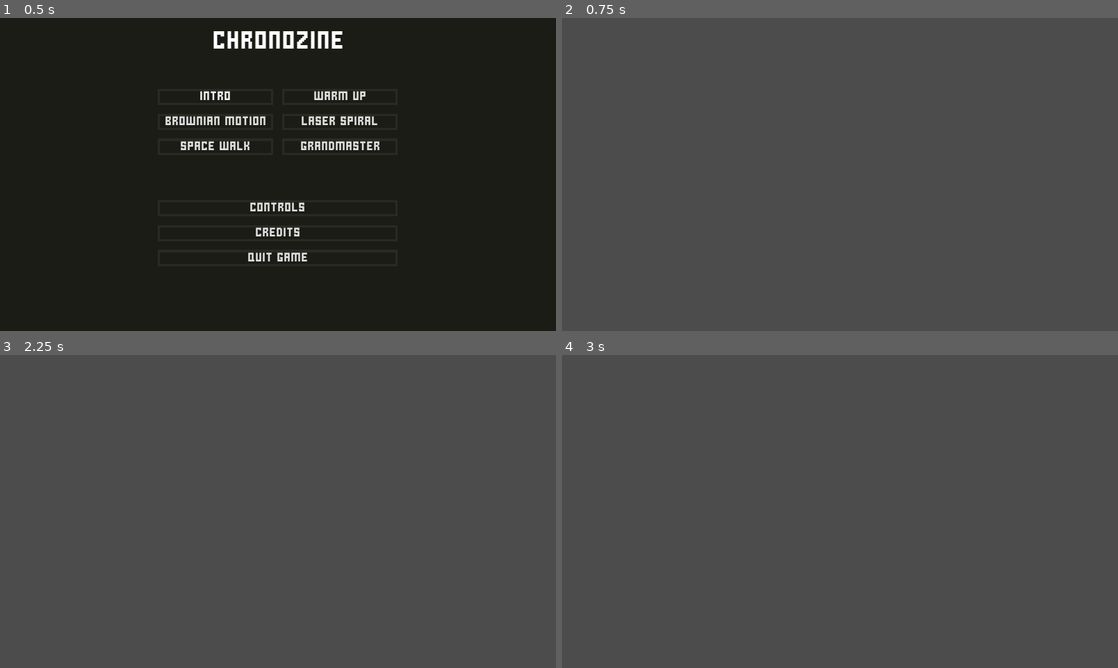
Above: before the commit, frames 1-4 (two rows, left to right).
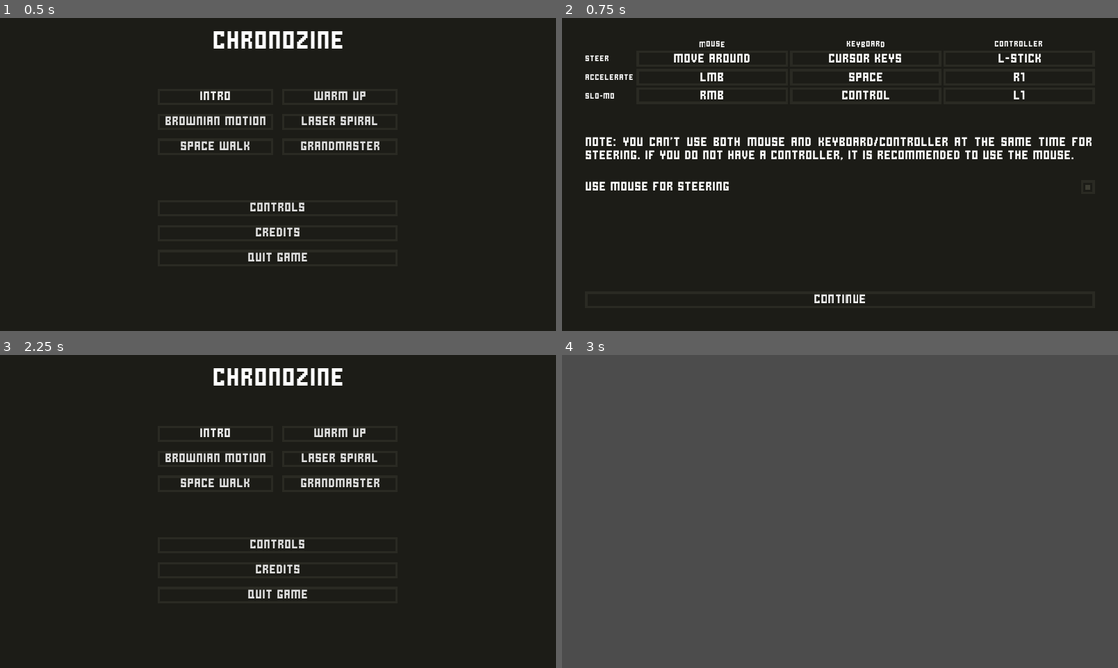
Above: after the commit, the same moments.

Repository: AnEnigmaticBug/chronozine
Game: Godot game, scene res://src/gui/screens/home/Home.tscn
The game is run twice, just before and just after one commit, with the same random seed, the same clock (stepped at 60 frames per second) and the same inputs.
Inputs (mouse positions are in pixels of both pictures, inside the frame that each line leads up to):
- Up to frame 1 (0.5 s): no input
- Up to frame 2 (0.75 s): click "Controls" at 0.5 s
- Up to frame 3 (2.25 s): click (278, 524) at 1.25 s, where only the run after the commit has a clickable "Use Mouse for steering"; click (278, 636) at 2 s, where only the run after the commit has a clickable "Continue"
- Up to frame 4 (3 s): click (778, 433) at 2.75 s, where only the run after the commit has a clickable "Intro"

Frame 1 is identical in both runs. In frame 2, 100% of the frame differs, in the area x 0-100%, y 0-100%; in frame 3, 100%; in frame 4, nothing differs.

Commit message:
Add a screen for viewing/changing controls

Diff:
--- /dev/null
+++ b/chronozine/src/gui/screens/controls/Controls.gd
@@ -0,0 +1,14 @@
+extends Control
+
+
+func _ready() -> void:
+	$MarginContainer/VBoxContainer/UseMouse.pressed = Globals.is_using_mouse
+	$MarginContainer/VBoxContainer/Continue.grab_focus()
+
+
+func _on_UseMouse_toggled(checked: bool) -> void:
+	Globals.is_using_mouse = checked
+
+
+func _on_Continue_pressed() -> void:
+	get_tree().change_scene_to(Globals.HOME_SCN)
--- /dev/null
+++ b/chronozine/src/gui/screens/controls/Controls.tscn
@@ -0,0 +1,224 @@
+[gd_scene load_steps=6 format=2]
+
+[ext_resource path="res://src/gui/themes/MainTheme.tres" type="Theme" id=1]
+[ext_resource path="res://assets/fonts/stacked_pixel.ttf" type="DynamicFontData" id=2]
+[ext_resource path="res://src/gui/themes/TableCell.tres" type="Theme" id=3]
+[ext_resource path="res://src/gui/screens/controls/Controls.gd" type="Script" id=4]
+
+[sub_resource type="DynamicFont" id=1]
+font_data = ExtResource( 2 )
+
+[node name="Controls" type="Control"]
+anchor_right = 1.0
+anchor_bottom = 1.0
+theme = ExtResource( 1 )
+script = ExtResource( 4 )
+__meta__ = {
+"_edit_use_anchors_": false
+}
+
+[node name="ColorRect" type="ColorRect" parent="."]
+anchor_right = 1.0
+anchor_bottom = 1.0
+color = Color( 0.113725, 0.113725, 0.0941176, 1 )
+__meta__ = {
+"_edit_use_anchors_": false
+}
+
+[node name="MarginContainer" type="MarginContainer" parent="."]
+anchor_right = 1.0
+anchor_bottom = 1.0
+custom_constants/margin_right = 40
+custom_constants/margin_top = 40
+custom_constants/margin_left = 40
+custom_constants/margin_bottom = 40
+__meta__ = {
+"_edit_use_anchors_": false
+}
+
+[node name="VBoxContainer" type="VBoxContainer" parent="MarginContainer"]
+margin_left = 40.0
+margin_top = 40.0
+margin_right = 920.0
+margin_bottom = 500.0
+custom_constants/separation = 32
+__meta__ = {
+"_edit_use_anchors_": false
+}
+
+[node name="Table" type="GridContainer" parent="MarginContainer/VBoxContainer"]
+margin_right = 880.0
+margin_bottom = 109.0
+columns = 4
+
+[node name="Blank" type="Control" parent="MarginContainer/VBoxContainer/Table"]
+margin_right = 80.0
+margin_bottom = 13.0
+
+[node name="MouseHeader" type="Label" parent="MarginContainer/VBoxContainer/Table"]
+margin_left = 84.0
+margin_right = 346.0
+margin_bottom = 13.0
+size_flags_horizontal = 3
+custom_fonts/font = SubResource( 1 )
+text = "Mouse"
+align = 1
+
+[node name="KeyboardHeader" type="Label" parent="MarginContainer/VBoxContainer/Table"]
+margin_left = 350.0
+margin_right = 612.0
+margin_bottom = 13.0
+size_flags_horizontal = 3
+custom_fonts/font = SubResource( 1 )
+text = "Keyboard"
+align = 1
+
+[node name="ControllerHeader" type="Label" parent="MarginContainer/VBoxContainer/Table"]
+margin_left = 616.0
+margin_right = 878.0
+margin_bottom = 13.0
+size_flags_horizontal = 3
+custom_fonts/font = SubResource( 1 )
+text = "Controller"
+align = 1
+
+[node name="Turn" type="Label" parent="MarginContainer/VBoxContainer/Table"]
+margin_top = 24.0
+margin_right = 80.0
+margin_bottom = 37.0
+custom_fonts/font = SubResource( 1 )
+text = "Steer"
+valign = 1
+
+[node name="TurnMouse" type="Label" parent="MarginContainer/VBoxContainer/Table"]
+margin_left = 84.0
+margin_top = 17.0
+margin_right = 346.0
+margin_bottom = 45.0
+theme = ExtResource( 3 )
+text = "Move around"
+align = 1
+
+[node name="TurnKeyboard" type="Label" parent="MarginContainer/VBoxContainer/Table"]
+margin_left = 350.0
+margin_top = 17.0
+margin_right = 612.0
+margin_bottom = 45.0
+theme = ExtResource( 3 )
+text = "Cursor keys"
+align = 1
+
+[node name="TurnController" type="Label" parent="MarginContainer/VBoxContainer/Table"]
+margin_left = 616.0
+margin_top = 17.0
+margin_right = 878.0
+margin_bottom = 45.0
+theme = ExtResource( 3 )
+text = "L-stick"
+align = 1
+
+[node name="Accelerate" type="Label" parent="MarginContainer/VBoxContainer/Table"]
+margin_top = 56.0
+margin_right = 80.0
+margin_bottom = 69.0
+custom_fonts/font = SubResource( 1 )
+text = "Accelerate"
+valign = 1
+
+[node name="AccelerateMouse" type="Label" parent="MarginContainer/VBoxContainer/Table"]
+margin_left = 84.0
+margin_top = 49.0
+margin_right = 346.0
+margin_bottom = 77.0
+theme = ExtResource( 3 )
+text = "LMB"
+align = 1
+
+[node name="AccelerateKeyboard" type="Label" parent="MarginContainer/VBoxContainer/Table"]
+margin_left = 350.0
+margin_top = 49.0
+margin_right = 612.0
+margin_bottom = 77.0
+theme = ExtResource( 3 )
+text = "Space"
+align = 1
+
+[node name="AccelerateController" type="Label" parent="MarginContainer/VBoxContainer/Table"]
+margin_left = 616.0
+margin_top = 49.0
+margin_right = 878.0
+margin_bottom = 77.0
+theme = ExtResource( 3 )
+text = "R1"
+align = 1
+
+[node name="SloMo" type="Label" parent="MarginContainer/VBoxContainer/Table"]
+margin_top = 88.0
+margin_right = 80.0
+margin_bottom = 101.0
+custom_fonts/font = SubResource( 1 )
+text = "Slo-mo"
+valign = 1
+
+[node name="SloMoMouse" type="Label" parent="MarginContainer/VBoxContainer/Table"]
+margin_left = 84.0
+margin_top = 81.0
+margin_right = 346.0
+margin_bottom = 109.0
+theme = ExtResource( 3 )
+text = "RMB"
+align = 1
+
+[node name="SloMoKeyboard" type="Label" parent="MarginContainer/VBoxContainer/Table"]
+margin_left = 350.0
+margin_top = 81.0
+margin_right = 612.0
+margin_bottom = 109.0
+theme = ExtResource( 3 )
+text = "Control"
+align = 1
+
+[node name="SloMoController" type="Label" parent="MarginContainer/VBoxContainer/Table"]
+margin_left = 616.0
+margin_top = 81.0
+margin_right = 878.0
+margin_bottom = 109.0
+theme = ExtResource( 3 )
+text = "L1"
+align = 1
+
+[node name="MarginContainer" type="MarginContainer" parent="MarginContainer/VBoxContainer"]
+margin_top = 141.0
+margin_right = 880.0
+margin_bottom = 208.0
+custom_constants/margin_top = 24
+
+[node name="Note" type="Label" parent="MarginContainer/VBoxContainer/MarginContainer"]
+margin_top = 24.0
+margin_right = 880.0
+margin_bottom = 67.0
+text = "Note: You can't use both mouse and keyboard/controller at the same time for steering. If you do not have a controller, it is recommended to use the mouse."
+align = 3
+autowrap = true
+
+[node name="UseMouse" type="CheckButton" parent="MarginContainer/VBoxContainer"]
+margin_top = 240.0
+margin_right = 880.0
+margin_bottom = 264.0
+text = "Use Mouse for steering"
+
+[node name="Spacer" type="Control" parent="MarginContainer/VBoxContainer"]
+margin_top = 296.0
+margin_right = 880.0
+margin_bottom = 400.0
+mouse_filter = 2
+size_flags_vertical = 3
+
+[node name="Continue" type="Button" parent="MarginContainer/VBoxContainer"]
+margin_top = 432.0
+margin_right = 880.0
+margin_bottom = 460.0
+text = "Continue"
+
+[connection signal="toggled" from="MarginContainer/VBoxContainer/UseMouse" to="." method="_on_UseMouse_toggled"]
+[connection signal="pressed" from="MarginContainer/VBoxContainer/Continue" to="." method="_on_Continue_pressed"]
--- a/chronozine/src/gui/screens/home/Home.tscn
+++ b/chronozine/src/gui/screens/home/Home.tscn
@@ -10,6 +10,7 @@
 [ext_resource path="res://src/levels/SpaceWalk.tscn" type="PackedScene" id=8]
 [ext_resource path="res://src/levels/Grandmaster.tscn" type="PackedScene" id=9]
 [ext_resource path="res://src/gui/screens/credits/Credits.tscn" type="PackedScene" id=10]
+[ext_resource path="res://src/gui/screens/controls/Controls.tscn" type="PackedScene" id=11]
 
 [sub_resource type="DynamicFont" id=1]
 size = 48
@@ -133,6 +134,7 @@
 rect_min_size = Vector2( 415, 0 )
 size_flags_horizontal = 4
 text = "Controls"
+destination = ExtResource( 11 )
 
 [node name="ViewCredits" parent="VBoxContainer" instance=ExtResource( 6 )]
 margin_left = 272.0
--- a/chronozine/src/gui/themes/MainTheme.tres
+++ b/chronozine/src/gui/themes/MainTheme.tres
@@ -1,6 +1,7 @@
-[gd_resource type="Theme" load_steps=9 format=2]
+[gd_resource type="Theme" load_steps=17 format=2]
 
 [ext_resource path="res://assets/fonts/stacked_pixel.ttf" type="DynamicFontData" id=1]
+[ext_resource path="res://assets/images/checkbox.png" type="Texture" id=2]
 
 [sub_resource type="StyleBoxEmpty" id=1]
 
@@ -26,6 +27,24 @@
 bg_color = Color( 0.168627, 0.168627, 0.141176, 1 )
 corner_detail = 1
 
+[sub_resource type="AtlasTexture" id=8]
+atlas = ExtResource( 2 )
+region = Rect2( 0, 0, 24, 24 )
+
+[sub_resource type="AtlasTexture" id=9]
+atlas = ExtResource( 2 )
+region = Rect2( 24, 0, 24, 24 )
+
+[sub_resource type="StyleBoxEmpty" id=10]
+
+[sub_resource type="StyleBoxEmpty" id=11]
+
+[sub_resource type="StyleBoxEmpty" id=12]
+
+[sub_resource type="StyleBoxEmpty" id=13]
+
+[sub_resource type="StyleBoxEmpty" id=14]
+
 [sub_resource type="StyleBoxFlat" id=5]
 bg_color = Color( 0.113725, 0.113725, 0.0941176, 1 )
 corner_detail = 1
@@ -44,5 +63,12 @@
 Button/styles/hover = SubResource( 2 )
 Button/styles/normal = SubResource( 3 )
 Button/styles/pressed = SubResource( 4 )
+CheckButton/icons/off = SubResource( 8 )
+CheckButton/icons/on = SubResource( 9 )
+CheckButton/styles/focus = SubResource( 10 )
+CheckButton/styles/hover = SubResource( 11 )
+CheckButton/styles/hover_pressed = SubResource( 12 )
+CheckButton/styles/normal = SubResource( 13 )
+CheckButton/styles/pressed = SubResource( 14 )
 ItemList/styles/bg_focus = SubResource( 5 )
 ItemList/styles/selected_focus = SubResource( 6 )
--- /dev/null
+++ b/chronozine/src/gui/themes/TableCell.tres
@@ -0,0 +1,13 @@
+[gd_resource type="Theme" load_steps=2 format=2]
+
+[sub_resource type="StyleBoxFlat" id=1]
+draw_center = false
+border_width_left = 4
+border_width_top = 4
+border_width_right = 4
+border_width_bottom = 4
+border_color = Color( 0.168627, 0.168627, 0.141176, 1 )
+corner_detail = 1
+
+[resource]
+Label/styles/normal = SubResource( 1 )
Binary file added: chronozine/assets/images/checkbox.png
Not shown, added: chronozine/assets/images/checkbox.png.import
Not shown: 1 places in chronozine/src/gui/screens/home/Home.tscn that only renumber resources
